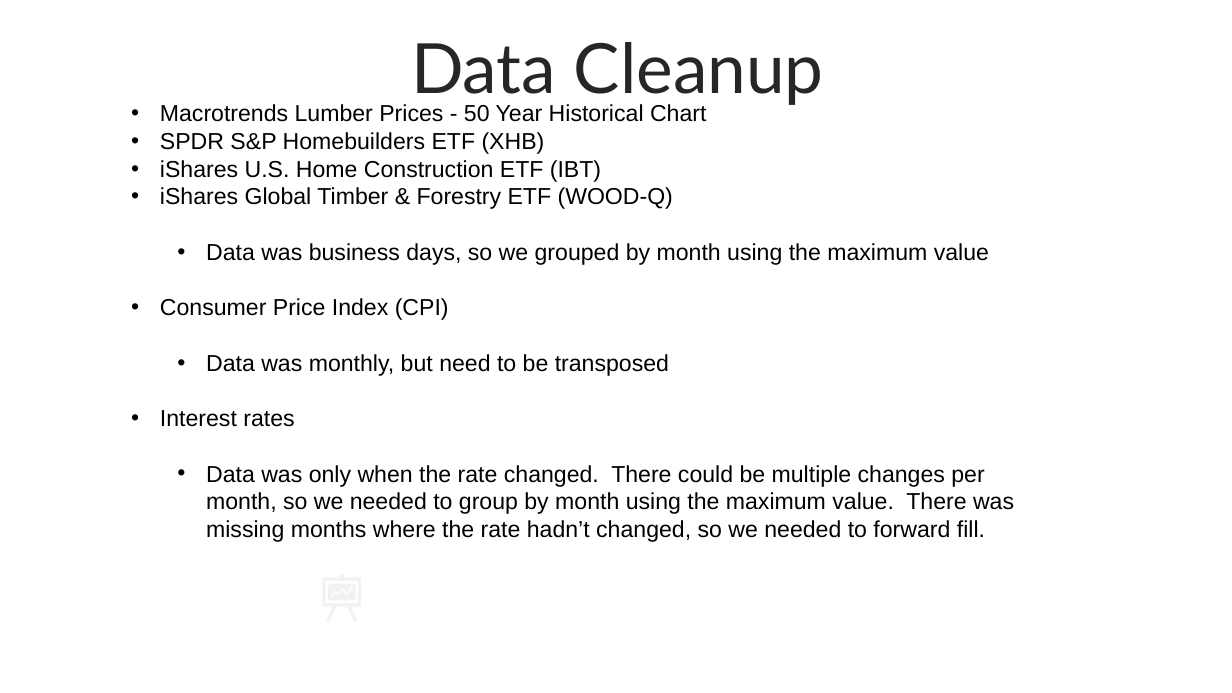
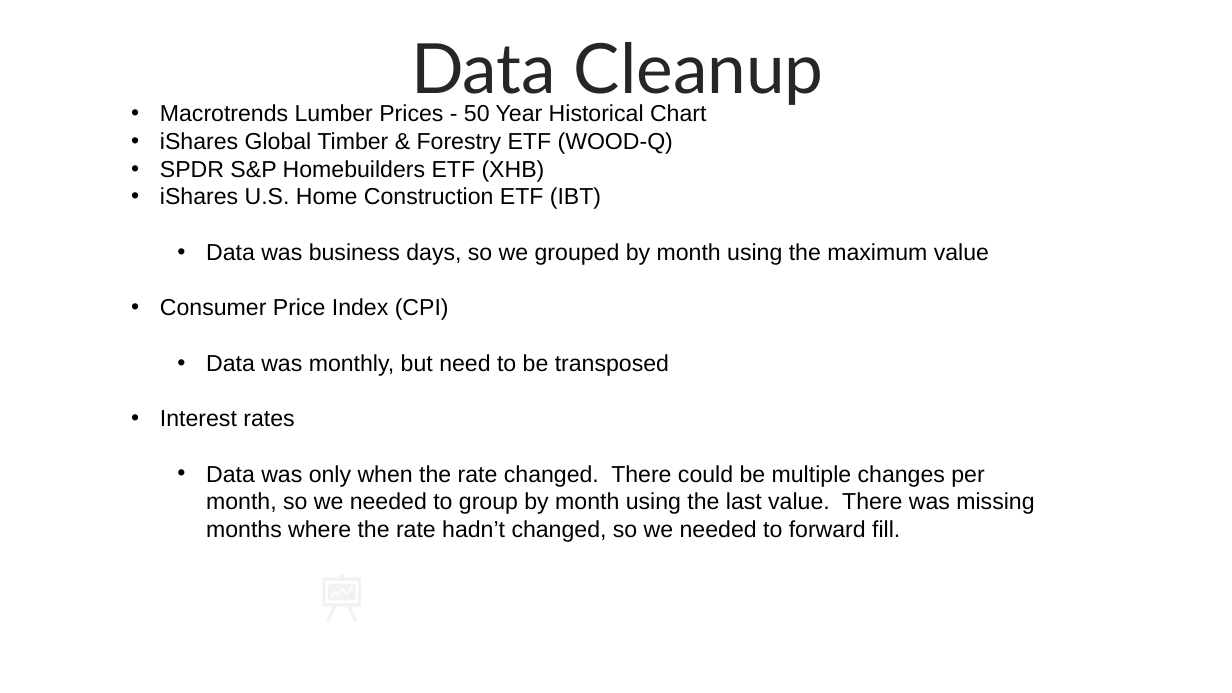
Before and after one commit to JamieMellway/FintechBootcampProject2, a slide deck: slide 12 of Presentation.pptx. Drawn at 1232x693 pixels with LibreOffice and Linux fonts; fonts in the diff are those of the drawing. Boxes give left, top, right and bottom in pixels: in the first picture for what was removed or moved away, otherwise in the second. Text is boxed around its words. In the diff, an @@ line names an element or a change of style, - is before the commit and + after.

Commit message:
Updated DataLoad to use .last()

```diff
--- a/Presentation.pptx
+++ b/Presentation.pptx
@@ text at (160, 132, 673, 154): paragraph added @@
+• iShares Global Timber & Forestry ETF (WOOD-Q)
@@ text at (160, 187, 673, 209): paragraph removed @@
-• iShares Global Timber & Forestry ETF (WOOD-Q)
@@ text at (206, 465, 1034, 542): text changed @@
-  • Data was only when the rate changed. There could be multiple changes per month, so we needed to group by month using the maximum value. There was missing months where the rate hadn’t changed, so we needed to forward fill.
+  • Data was only when the rate changed. There could be multiple changes per month, so we needed to group by month using the last value. There was missing months where the rate hadn’t changed, so we needed to forward fill.
```
Also in this commit, not shown: 3 other files.
